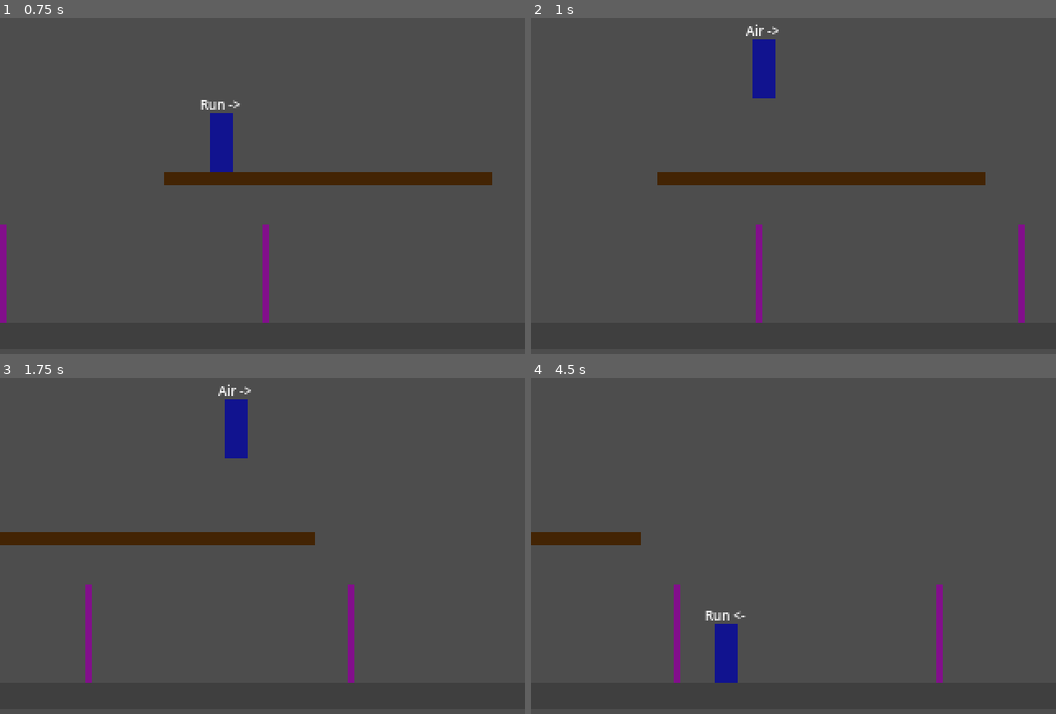
Above: before the commit, frames 1-4 (two rows, left to right).
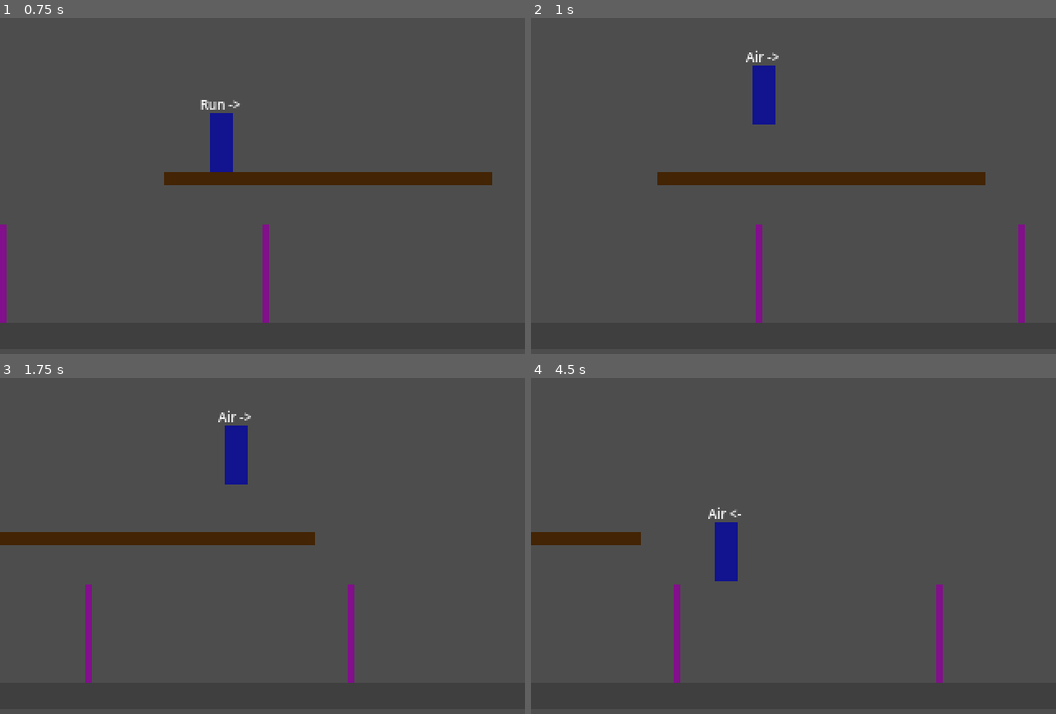
Above: after the commit, the same moments.

Repository: dkamary/godot-batman-001
Game: Godot game, scene res://level/test_room.tscn
Two runs of this game, one before a commit and one after it. Both use one fixed random seed, a clock stepped at 60 frames per second and the inputs below. The project has no main scene, so this scene is started directly.
Inputs:
- Up to frame 1 (0.75 s): tap Enter (start) at 0.5 s; hold Right (move_right) from 0.53 s (still down); hold J (attack) from 0.53 s (still down)
- Up to frame 2 (1 s): keep holding Right (move_right); keep holding J (attack); tap K (jump) at 0.77 s; tap Enter (start) at 0.8 s
- Up to frame 3 (1.75 s): keep holding Right (move_right); tap K (jump) at 1.07, 1.52, 1.55 s; release J (attack) at 1.28 s; tap Enter (start) at 1.35 s
- Up to frame 4 (4.5 s): tap K (jump) at 1.82, 2.1, 3.02, 3.32, 3.77, 3.8, 4.07 s; release Right (move_right) at 2.03 s; hold Left (move_left) 2.03-2.78 s; hold J (attack) 2.03-2.78 s; hold Right (move_right) 2.78-4.28 s; tap J (attack) at 2.85 s; tap Enter (start) at 3.05, 3.6 s; hold Left (move_left) from 4.28 s (still down); tap L at 4.35 s

Frame 1 is identical in both runs. In frame 2, 0.8% of the frame differs, in the area x 40-48%, y 1-32%; in frame 3, 0.8%; in frame 4, 1.7%, in the area x 33-41%, y 38-91%.

Commit message:
Player States

Diff:
--- a/level/test_room.tscn
+++ b/level/test_room.tscn
@@ -8,6 +8,9 @@
 
 [sub_resource type="RectangleShape2D" id="RectangleShape2D_jl2fb"]
 size = Vector2(200, 8)
+
+[sub_resource type="RectangleShape2D" id="RectangleShape2D_frptc"]
+size = Vector2(200, 4)
 
 [node name="TestRoom" type="Node2D" unique_id=1412008308]
 
@@ -153,3 +156,12 @@
 offset_right = 4.0
 offset_bottom = 60.0
 color = Color(0.51047826, 0.05885668, 0.5448629, 1)
+
+[node name="Ledge" type="Area2D" parent="." unique_id=454414007]
+position = Vector2(200, 108)
+collision_layer = 128
+collision_mask = 0
+
+[node name="CollisionShape2D" type="CollisionShape2D" parent="Ledge" unique_id=696249145]
+position = Vector2(0, 2)
+shape = SubResource("RectangleShape2D_frptc")
--- /dev/null
+++ b/player/batman.tres
@@ -0,0 +1,7 @@
+[gd_resource type="Resource" script_class="HeroData" format=3 uid="uid://mr65hc6ttniy"]
+
+[ext_resource type="Script" uid="uid://0y3t67dedjih" path="res://player/hero_data.gd" id="1_3s6qk"]
+
+[resource]
+script = ExtResource("1_3s6qk")
+metadata/_custom_type_script = "uid://0y3t67dedjih"
--- /dev/null
+++ b/player/hero_data.gd
@@ -0,0 +1,9 @@
+class_name HeroData
+extends Resource
+## Différences entre Batman et Robin. Crée batman.tres et robin.tres avec l'inspecteur
+
+@export var display_name : String = "Batman"
+@export var frames : SpriteFrames
+@export var portrait : Texture2D
+@export var run_speed : float = 117.0
+@export var jump_velocity : float = -330.0
--- a/player/player.gd
+++ b/player/player.gd
@@ -3,23 +3,64 @@
 ## Batman ou Robin. Les décisions sont prises par les états (stateMachine);
 ## ce script port eles réglages et les actions communes
 
+signal died ## émis quand l'animation de mort est terminée
+
+@export var hero : HeroData
+
 @export_group("Déplacements")
-@export var run_speed: float = 117.0
-@export var jump_velocity: float = -330.0
-@export var gravity: float = 900.0
+@export var run_speed : float = 117.0				## px/s, mesuré: ~1,95 px / image
+@export var jump_velocity : float = -330.0			## px/s, À CALIBRER (sommet = 60px avec gravity = 900)
+@export var gravity : float = 900.0
 @export var max_fall_speed : float = 330.0
-@export_range(0.0, 0.1) var jump_cut: float = 0.45
-@export var coyote_time: float = 0.06				## tolérance moderne; 0 = comportement strict
-@export var jump_buffer: float = 0.10
-
-var facing: int = 1
-var camera: CameraRig
-var _coyote: float = 0.0
-var _buffer: float = 0.0
+@export_range(0.0, 0.1) var jump_cut : float = 0.45	## saut variable: part de vitesse gardée au relachement, À CALIBRER
+@export var coyote_time : float = 0.06				## tolérance moderne; 0 = comportement strict
+@export var jump_buffer : float = 0.10
+
+@export_group("Combat")
+@export var invicibility_time : float = 1.5
+@export var hurt_time : float = 0.35
+
+## Fiches des hérosm dans l'ordre de l'enum Game.Hero (BATMAN, ROBIN).
+const HERO_FILES : Array = ["res://player/batman.tres", "res://player/robin.tres"]
+
+## Position du canon selon la visée (droite = +x). Clé : (|x| > 0, signe de y).
+const MUZZLES : Dictionary = {
+	Vector2i(1, 0): Vector2(14, -24),
+	Vector2i(1, -1): Vector2(12, -36),
+	Vector2i(0, -1): Vector2(2, -44),
+	Vector2i(1, 1): Vector2(12, -12),
+	Vector2i(0, 1): Vector2(0, -6),
+}
+
+var facing : int = 1
+var aim : Vector2 = Vector2.RIGHT
+var camera : CameraRig
+var _coyote : float = 0.0
+var _buffer : float = 0.0
+var _invicible_left : float = 0.0
+var _shoot_pose : float = 0.0
 var _drop_left : float = 0.0
 
 @onready var sprite: AnimatedSprite2D = $Sprite
+@onready var health: Health = $Health
+@onready var hurtbox : Hurtbox = $Hurtbox
+@onready var melee_hitbox : Hitbox = $MeleeHitbox
+@onready var melee_sense : Area2D = $MeleeSense
+@onready var hand_probe : Area2D = $HandProbe
 @onready var fsm: StateMachine = $StateMachine
+## Non typé: Le weapon system n'arrive qu'au tome 4. Sans lui, Batman ne tire pas.
+@onready var weapons: Node = get_node_or_null("WeaponSystem")
+
+func _ready() -> void:
+	if hero == null:
+		hero = load(HERO_FILES[Game.hero]) as HeroData		# Choix de l'écran PLAYER SELECT
+	if hero:
+		sprite.sprite_frames = hero.frames
+		run_speed = hero.run_speed
+		jump_velocity = hero.jump_velocity
+	melee_hitbox.monitoring = false
+	hurtbox.hurt.connect(_on_hurt)
+	health.died.connect(_on_died)
 
 func _physics_process(delta: float) -> void:
 	_coyote = coyote_time if is_on_floor() else maxf(_coyote - delta, 0.0)
@@ -27,6 +68,8 @@
 		_buffer = jump_buffer
 	else:
 		_buffer = maxf(_buffer - delta, 0.0)
+	_shoot_pose = maxf(_shoot_pose - delta, 0.0)
+	_tick_invincibility(delta)
 	if _drop_left > 0.0:
 		_drop_left -= delta
 		if _drop_left <= 0.0:
@@ -52,6 +95,9 @@
 		return
 	facing = dir
 	sprite.flip_h = facing < 0
+	melee_hitbox.scale.x = facing
+	melee_sense.scale.x = facing
+	melee_hitbox.facing = facing
 
 func wants_jump() -> bool:
 	return _buffer > 0.0
@@ -73,8 +119,106 @@
 	position.y += 2.0
 	_drop_left = 0.25
 
+func find_ledge() -> float:
+	## Renvoie la hauteur du rebord touché par les mains ou NAN
+	for area in hand_probe.get_overlapping_areas():
+		return area.global_position.y
+	return NAN
+
+# --- COMBAT -------
+func compute_aim(crouching : bool = false) -> Vector2:
+	var x : float = signf(read_move_x())
+	var y : float = signf(Input.get_axis("move_up", "move_down"))
+	if crouching or (is_on_floor() and y > 0.0):
+		y = 0.0		# au sol, "bas" veut dire s'accroupir, pas viser ses pieds
+	if x == 0.0 and y == 0.0:
+		x = facing
+	aim = Vector2(x, y).normalized()
+	return aim
+
+func enemy_in_reach() -> bool:
+	return melee_sense.has_overlapping_areas()
+
+## Bouton d'attaque. Renvoie &"melee" si l'état doit jouer un coup au contact.
+func try_attack(crouching : bool = false, allow_up : bool = true) -> StringName:
+	if not Input.is_action_pressed("attack"):
+		return &""
+	aim = compute_aim(crouching)
+	if not allow_up and aim.y < 0.0:
+		aim = Vector2(facing, 0.0)
+	if Input.is_action_just_pressed("attack") and enemy_in_reach() and aim.y == 0.0:
+		return &"melee"
+	if weapons and weapons.try_fire(muzzle_position(crouching), aim):
+		_shoot_pose = 0.15
+	return &""
+
+func muzzle_position(crouching : bool = false) -> Vector2:
+	var key : Vector2i = Vector2i(1 if abs(aim.x) > 0.1 else 0, int(signf(aim.y)))
+	var offset : Vector2 = MUZZLES.get(key, MUZZLES[Vector2i(1, 0)])
+	if crouching:
+		offset.y += 12.0
+	offset.x *= facing
+	return global_position + offset
+
+func melee_on() -> void:
+	melee_hitbox.reset_hits()
+	melee_hitbox.set_deferred("monitoring", true)
+
+func melee_off() -> void:
+	melee_hitbox.set_deferred("monitoring", false)
+
+func start_invincibility(duration : float) -> void:
+	_invicible_left = duration
+	hurtbox.invincible = true
+
+func _tick_invincibility(delta : float) -> void:
+	if _invicible_left <= 0.0:
+		return
+	_invicible_left -= delta
+	# Clignotement "Une image sur deux", typique de la Mega Drive.
+	sprite.visible = int(_invicible_left * 30.0) % 2 == 0
+	if _invicible_left <= 0.0:
+		hurtbox.invincible = false
+		sprite.visible = true
+
+func _on_hurt(hitbox: Hitbox) -> void:
+	if health.is_dead():
+		return
+	velocity = hitbox.get_knockback()
+	start_invincibility(invicibility_time)
+	fsm.force(&"Hurt")
+
+func _on_died() -> void:
+	fsm.force(&"Dead")
+
+func respawn() -> void:
+	## Réapparition: Batman tombe du haut de l'écran, comme dans les run & gun d'arcade
+	health.reset()
+	sprite.visible = true
+	if camera:
+		var view = camera.view_rect()
+		global_position = Vector2(view.position.x + view.size.x * 0.35, view.position.y + 24.0)
+	velocity = Vector2.ZERO
+	start_invincibility(2.5)
+	fsm.force(&"Air")
+
+func celebrate() -> void:
+	fsm.force(&"Victory")
+
 func play_anim(base: StringName) -> void:
 	if sprite.sprite_frames == null:
 		return
-	if sprite.sprite_frames.has_animation(base) and sprite.animation != base:
-		sprite.play(base)
+	var anim : StringName = base
+	if _shoot_pose > 0.0:
+		var shoot: StringName = StringName("%s_shoot_%s" % [base, _aim_suffix()])
+		if sprite.sprite_frames.has_animation(shoot):
+			anim = shoot
+	if sprite.sprite_frames.has_animation(anim) and sprite.animation != anim:
+		sprite.play(anim)
+
+func _aim_suffix() -> String:
+	if aim.y < -0.1:
+		return "up" if absf(aim.x) < 0.1 else "diag_up"
+	if aim.y > 0.1:
+		return "down" if absf(aim.x) < 0.1 else "diag_down"
+	return "fwd"
--- a/player/player.tscn
+++ b/player/player.tscn
@@ -7,9 +7,26 @@
 [ext_resource type="Script" uid="uid://d0m7vlpkhuayg" path="res://player/states/run.gd" id="4_rgyib"]
 [ext_resource type="Script" uid="uid://bg37lodjhfknh" path="res://player/states/crouch.gd" id="5_hg6s5"]
 [ext_resource type="Script" uid="uid://p0thmuoeh0rb" path="res://player/states/air.gd" id="6_8t03j"]
+[ext_resource type="Script" uid="uid://b7546wdwptlad" path="res://player/states/melee.gd" id="7_ebec5"]
+[ext_resource type="Script" uid="uid://c0qyher2h7ra2" path="res://core/health.gd" id="8_hg6s5"]
+[ext_resource type="Script" uid="uid://clb2fyhwpobvt" path="res://player/states/hang.gd" id="8_yllr7"]
+[ext_resource type="Script" uid="uid://bkqc7fhtbhayr" path="res://core/hurtbox.gd" id="9_8t03j"]
+[ext_resource type="Script" uid="uid://d1uclal4k7e8x" path="res://core/hitbox.gd" id="10_8t03j"]
 
 [sub_resource type="RectangleShape2D" id="RectangleShape2D_yhv2j"]
 size = Vector2(14, 36)
+
+[sub_resource type="RectangleShape2D" id="RectangleShape2D_jl2fb"]
+size = Vector2(12, 32)
+
+[sub_resource type="RectangleShape2D" id="RectangleShape2D_frptc"]
+size = Vector2(22, 20)
+
+[sub_resource type="RectangleShape2D" id="RectangleShape2D_wtpsh"]
+size = Vector2(26, 34)
+
+[sub_resource type="RectangleShape2D" id="RectangleShape2D_d0jwg"]
+size = Vector2(10, 4)
 
 [node name="Player" type="CharacterBody2D" unique_id=1236431463 groups=["player"]]
 collision_layer = 4
@@ -45,6 +62,20 @@
 [node name="Air" type="Node" parent="StateMachine" unique_id=791571643]
 script = ExtResource("6_8t03j")
 
+[node name="Melee" type="Node" parent="StateMachine" unique_id=922540861]
+script = ExtResource("7_ebec5")
+
+[node name="Hang" type="Node" parent="StateMachine" unique_id=1610240490]
+script = ExtResource("8_yllr7")
+
+[node name="Hurt" type="Node" parent="StateMachine" unique_id=1061099913]
+
+[node name="Grabbed" type="Node" parent="StateMachine" unique_id=1586245774]
+
+[node name="Dead" type="Node" parent="StateMachine" unique_id=1892991048]
+
+[node name="Victory" type="Node" parent="StateMachine" unique_id=2136003835]
+
 [node name="StateDebug" type="Label" parent="." unique_id=1537055344 node_paths=PackedStringArray("player")]
 offset_left = -30.0
 offset_top = -52.0
@@ -55,3 +86,45 @@
 vertical_alignment = 1
 script = ExtResource("3_g1dw6")
 player = NodePath("..")
+
+[node name="Health" type="Node" parent="." unique_id=1660148996]
+script = ExtResource("8_hg6s5")
+metadata/_custom_type_script = "uid://c0qyher2h7ra2"
+
+[node name="Hurtbox" type="Area2D" parent="." unique_id=757831790]
+collision_layer = 16
+collision_mask = 0
+script = ExtResource("9_8t03j")
+metadata/_custom_type_script = "uid://bkqc7fhtbhayr"
+
+[node name="CollisionShape2D" type="CollisionShape2D" parent="Hurtbox" unique_id=695586609]
+position = Vector2(0, -18)
+shape = SubResource("RectangleShape2D_jl2fb")
+
+[node name="MeleeHitbox" type="Area2D" parent="." unique_id=592258618]
+collision_layer = 0
+collision_mask = 32
+script = ExtResource("10_8t03j")
+damage = 2
+knockback = Vector2(140, -60)
+metadata/_custom_type_script = "uid://d1uclal4k7e8x"
+
+[node name="CollisionShape2D" type="CollisionShape2D" parent="MeleeHitbox" unique_id=675789244]
+position = Vector2(16, -22)
+shape = SubResource("RectangleShape2D_frptc")
+
+[node name="MeleeSense" type="Area2D" parent="." unique_id=1717420153]
+collision_layer = 0
+collision_mask = 32
+
+[node name="CollisionShape2D" type="CollisionShape2D" parent="MeleeSense" unique_id=469760988]
+position = Vector2(16, -18)
+shape = SubResource("RectangleShape2D_wtpsh")
+
+[node name="HandProbe" type="Area2D" parent="." unique_id=1897047422]
+collision_layer = 0
+collision_mask = 128
+
+[node name="CollisionShape2D" type="CollisionShape2D" parent="HandProbe" unique_id=126991244]
+position = Vector2(0, -42)
+shape = SubResource("RectangleShape2D_d0jwg")
--- /dev/null
+++ b/player/robin.tres
@@ -0,0 +1,8 @@
+[gd_resource type="Resource" script_class="HeroData" format=3 uid="uid://vfiqxwicmcpt"]
+
+[ext_resource type="Script" uid="uid://0y3t67dedjih" path="res://player/hero_data.gd" id="1_qjvgy"]
+
+[resource]
+script = ExtResource("1_qjvgy")
+display_name = "Robin"
+metadata/_custom_type_script = "uid://0y3t67dedjih"
--- a/player/states/air.gd
+++ b/player/states/air.gd
@@ -1,11 +1,22 @@
 extends State			# version 1
 ## Saut et chute. Contrôle aérien total, saut à hauteur variable.
+## Coup de pied sauté si un ennemi est à porté, sinon tir
+
+@export var kick_duration : float = 0.25
 
 @onready var p: Player = owner
 
+var _kick_left : float = 0.0
+
+func enter(_previous: StringName, _data: Dictionary) -> void:
+	_kick_left = 0.0
+
+func exit() -> void:
+	p.melee_off()
+
 func physics_update(_delta: float) -> void:
 	# 1. Saut variable: relacher le bouton pendant la montée coupe l'élan.
-	if Input.is_action_just_released("jump"):
+	if Input.is_action_just_released("jump") and p.velocity.y < 0.0:
 		p.velocity.y *= p.jump_cut
 	p.apply_gravity(_delta)
 
@@ -16,9 +27,28 @@
 	# 3.Contrôle aérien complet, typique des run & gun.
 	p.run(p.read_move_x())
 
-	# 4. Attérissage
+	# 4. Accroche sous un rebord: Maintenir "Haut" près du sommet du saut.
+	if Input.is_action_pressed("move_up") and p.velocity.y > -60.0:
+		var ledge_y : float = p.find_ledge()
+		if not is_nan(ledge_y):
+			transition_to(&"Hang", {"ledge_y": ledge_y})
+			return
+
+	# 5. Attaque.
+	if _kick_left > 0.0:
+		_kick_left -= _delta
+		if _kick_left <= 0.0:
+			p.melee_off()
+	elif p.try_attack() == &"melee":
+		_kick_left = kick_duration
+		p.melee_on()
+
+	# 6. Attérissage
 	if p.is_on_floor() and p.velocity.y >= 0.0:
 		transition_to(&"Run" if p.read_move_x() != 0.0 else &"Idle")
 		return
 
-	p.play_anim(&"jump" if p.velocity.y < 0.0 else &"fall")
+	if _kick_left > 0.0:
+		p.play_anim(&"kick")
+	else:
+		p.play_anim(&"jump" if p.velocity.y < 0.0 else &"fall")
--- a/player/states/crouch.gd
+++ b/player/states/crouch.gd
@@ -3,9 +3,20 @@
 ## Bas + saut sur une plateforme transversable = descendre (hypothèse de confort)
 
 @onready var p: Player = owner
+@onready var body_shape : CollisionShape2D = owner.get_node("Body")
+@onready var hurt_shape : CollisionShape2D = owner.get_node("Hurtbox/CollisionShape2D")
+var _hurt_pos : Vector2 = Vector2.ZERO
 
 func enter(_previous: StringName, _data: Dictionary) -> void:
 	p.velocity.x = 0.0
+	# On abaisse la zone de vulnérabilité: ce qui rend l'esquive réelle.
+	_hurt_pos = hurt_shape.position
+	hurt_shape.position.y += 10.0
+	hurt_shape.scale.y = 0.6
+
+func exit() -> void:
+	hurt_shape.position = _hurt_pos
+	hurt_shape.scale.y = 1.0
 
 func physics_update(_delta: float) -> void:
 	p.apply_gravity(_delta)
--- /dev/null
+++ b/player/states/dead.gd
@@ -0,0 +1,26 @@
+extends State
+## Animation de mort, puis signal « died » : la section décide (réapparition ou game over).
+
+@export var duration := 2.0
+@onready var p: Player = owner
+var _t := 0.0
+var _reported := false
+
+
+func enter(_previous: StringName, _data: Dictionary) -> void:
+	_t = 0.0
+	_reported = false
+	p.melee_off()
+	p.hurtbox.invincible = true
+	p.velocity = Vector2(-p.facing * 60.0, -200.0)
+	p.play_anim(&"dead")
+
+
+func physics_update(delta: float) -> void:
+	p.apply_gravity(delta)
+	if p.is_on_floor():
+		p.velocity.x = 0.0
+	_t += delta
+	if _t >= duration and not _reported:
+		_reported = true
+		p.died.emit()
--- /dev/null
+++ b/player/states/grabbed.gd
@@ -0,0 +1,28 @@
+extends State
+## Empoigné par un costaud (tome 05). Marteler les boutons pour se dégager.
+
+@export var escape_presses := 6
+@onready var p: Player = owner
+var _presses := 0
+var _grabber: Node2D
+
+
+func enter(_previous: StringName, data: Dictionary) -> void:
+	_grabber = data.get("grabber")
+	_presses = 0
+	p.velocity = Vector2.ZERO
+	p.melee_off()
+	p.play_anim(&"grabbed")
+
+
+func physics_update(_delta: float) -> void:
+	p.velocity = Vector2.ZERO
+	for action in ["attack", "jump", "move_left", "move_right"]:
+		if Input.is_action_just_pressed(action):
+			_presses += 1
+	if _presses >= escape_presses or not is_instance_valid(_grabber):
+		if is_instance_valid(_grabber) and _grabber.has_method("release"):
+			_grabber.release()
+		p.velocity = Vector2(-p.facing * 120.0, -150.0)
+		p.start_invincibility(0.8)
+		transition_to(&"Air")
--- /dev/null
+++ b/player/states/hang.gd
@@ -0,0 +1,29 @@
+extends State
+## Suspendu au rebord. Saut = grimper ; bas + saut = se laisser tomber.
+## On peut tirer devant, en diagonal basse et vers le bas
+
+@export var hang_offset : float = 44.0
+@onready var p : Player = owner
+var _ledge_y : float = 0.0
+
+func enter(_previous: StringName, _data: Dictionary) -> void:
+	_ledge_y = _data.get("ledge_y", p.global_position.y)
+	p.velocity = Vector2.ZERO
+	p.global_position.y = _ledge_y + hang_offset
+
+func physics_update(_delta: float) -> void:
+	p.velocity = Vector2.ZERO
+	if p.wants_jump():
+		p.consume_jump()
+		if Input.is_action_pressed("move_down"):
+			transition_to(&"Air")		# On lache
+		else:
+			# Grimper: On pose les pieds juste au-dessus du rebord.
+			p.global_position.y = _ledge_y - 1.0
+			transition_to(&"Air")		# Air détecte le sol au tick suivant et passe en Idle
+		return
+	var dir : float  = p.read_move_x()
+	if dir != 0.0:
+		p.set_facing(int(signf(dir)))
+	p.try_attack(false, false)			# Pas de tir vers le haut à travers le balcon
+	p.play_anim(&"hang")
--- /dev/null
+++ b/player/states/hurt.gd
@@ -0,0 +1,18 @@
+extends State
+## Recul après un coup : pas de controle pendant le hurt_time
+
+@onready var p : Player = owner
+var _t : float = 0.0
+
+func enter(_previous: StringName, _data: Dictionary) -> void:
+	_t = 0.0
+	p.melee_off()
+	p.play_anim(&"hurt")
+
+func physics_update(_delta: float) -> void:
+	_t += _delta
+	p.apply_gravity(_delta)
+	p.velocity.x = move_toward(p.velocity.x, 0.0, 600 * _delta)
+	if _t < p.hurt_time:
+		return
+	transition_to(&"Idle" if p.is_on_floor() else &"Air")
--- a/player/states/idle.gd
+++ b/player/states/idle.gd
@@ -17,6 +17,9 @@
 		p.jump()
 		transition_to(&"Air")
 		return
+	if p.try_attack() == &"melee":
+		transition_to(&"Melee")
+		return
 	if p.read_move_x() != 0.0:
 		transition_to(&"Run")
 		return
--- /dev/null
+++ b/player/states/melee.gd
@@ -0,0 +1,39 @@
+extends State
+## Coup au contact. La Hitbox n'est active que sur les images "Actives" du coup.
+
+@export var duration : float = 0.24
+@export var active_from : float = 0.05
+@export var active_to : float = 0.16
+@export var combo_window : float = 0.35			## délai pour enchainer poing puis pied
+
+@onready var p : Player = owner
+var _t : float = 0.0
+var _active : bool = false
+var _combo : int = 0
+var _last_end_ms : int = -100000
+
+func enter(_previous: StringName, _data: Dictionary) -> void:
+	_t = 0.0
+	_active = false
+	p.velocity.x = 0.0
+	var since_last : float = (Time.get_ticks_msec() - _last_end_ms) / 1000.0
+	_combo = (_combo + 1) % 2 if since_last < combo_window else 0
+	p.play_anim(&"punch" if _combo == 0 else &"kick")
+
+func exit() -> void:
+	p.melee_off()
+	_last_end_ms = Time.get_ticks_msec()
+
+func physics_update(_delta: float) -> void:
+	p.apply_gravity(_delta)
+	p.velocity.x = 0.0
+	_t += _delta
+	var should_be_active : bool = _t >= active_from and _t < active_to
+	if should_be_active != _active:
+		_active = should_be_active
+		if _active:
+			p.melee_on()
+		else:
+			p.melee_off()
+	if _t >= duration:
+		transition_to(&"Idle")
--- a/player/states/run.gd
+++ b/player/states/run.gd
@@ -15,5 +15,8 @@
 		p.jump()
 		transition_to(&"Air")
 		return
+	if p.try_attack() == &"melee":
+		transition_to(&"Melee")
+		return
 	p.run(x)
 	p.play_anim(&"run")
Not shown, added: player/hero_data.gd.uid
Not shown, added: player/states/dead.gd.uid
Not shown, added: player/states/grabbed.gd.uid
Not shown, added: player/states/hang.gd.uid
Not shown, added: player/states/hurt.gd.uid
Not shown, added: player/states/melee.gd.uid
